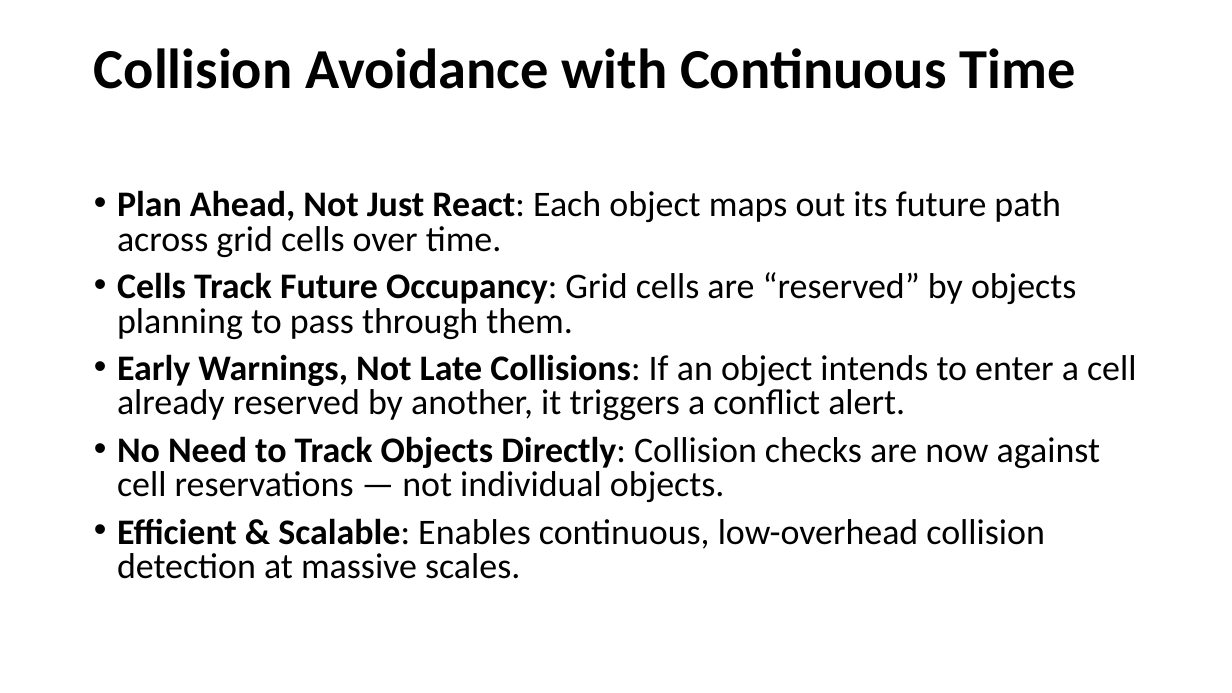
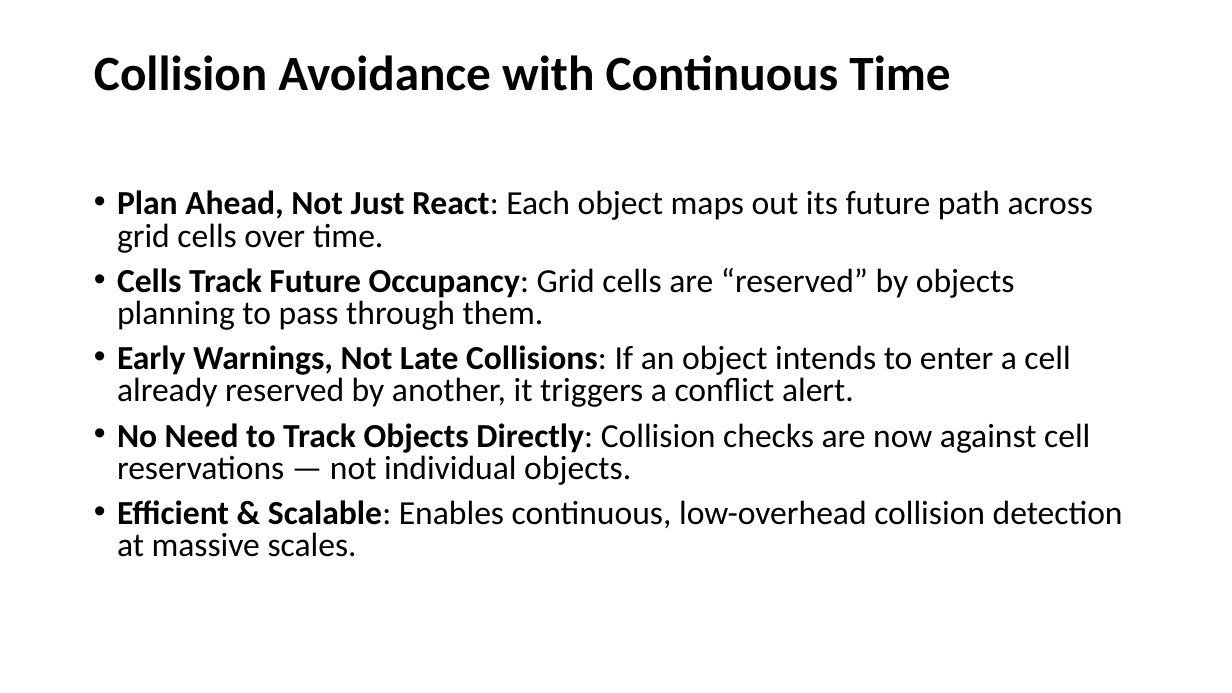
Before and after one commit to connor-makowski/fizgrid, a slide deck: slide 8 of Fizgrid.pptx. Drawn at 1232x693 pixels with LibreOffice and Linux fonts; fonts in the diff are those of the drawing. Boxes give left, top, right and bottom in pixels: in the first picture for what was removed or moved away, otherwise in the second. Text is boxed around its words. In the diff, an @@ line names an element or a change of style, - is before the commit and + after.

```diff
--- a/Fizgrid.pptx
+++ b/Fizgrid.pptx
@@ title "Collision Avoidance with Continuous Time" at (x1=94, y1=55, x2=950, y2=91): size 44 to 38.4 pt @@
@@ text "Plan Ahead, Not Just React: ..." at (x1=117, y1=190, x2=1123, y2=557): size 28 to 26.2 pt @@
```
Also in this commit, not shown: 9 other slides changed.
